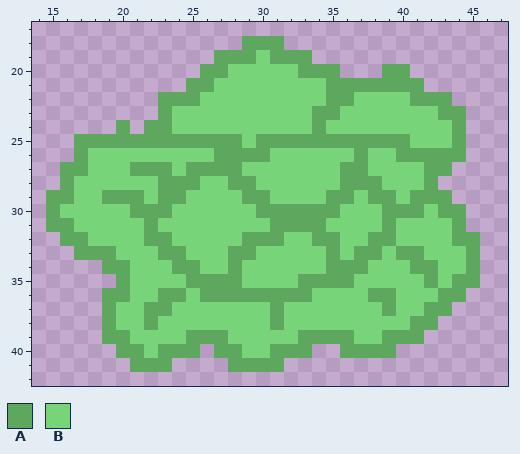
Pixel-art sprite -- projectRPG/res/drawable-hdpi/frischerkopfsalat.png. The first picture shows the starting point.
The file is 60x60 pixels. Shown: x 14..47, y 17..42.
Palette (. is transparent): A #5da75f  B #77d479
Pixels before, first column x 15:
18 ..............AAA..............
19 ............AAABAAA............
20 ...........AABBBBBAAA...AA.....
21 ..........AABBBBBBBBAAAAAAA....
22 ........AAABBBBBBBBBAABBBBAAA..
23 ........ABBBBBBBBBBAABBBBBBBAA.
24 .....A.AABBBBBBBBBBABBBBBBBBBA.
25 ..AAAAAAAAAAAABAAAAAAAAAAABBBA.
26 ..ABBBBBBBBBAAAABBBBBBABBAAAAA.
27 .AABBBAAABAAAABBBBBBBAABBBBAA..
28 .ABBBBBBAAABBAABBBBBBAAABBBA...
29 AABBAAABAABBBBAABBBBAABAABAAA..
30 ABBBBBAAABBBBBBAAAAAABBBAAABAA.
31 AABBBBBABBBBBBBBAAAABBBBABBBBA.
32 .AABBBBAABBBBBAAABBAABBAABBBBAA
33 ..AAABBBAABBBAABBBBBABAABAABBBA
34 ....AABBBAABBABBBBBBAAABBBAABBA
35 .....ABBBBAAAABBBBAAAABBBBBABAA
36 ....AABBAABAAAAAAAABBBBAABBBAA.
37 ....ABBAABBBBBBBABBBBBBBABBAA..
38 ....ABBABBBBBBBBABBBBBBBBBAA...
39 ....AABBBBAAABBBBBAAAABBAAA....
40 .....AABAAA.AABBAAA..AAAA......
41 ......AAA....AAAA..............
The result:
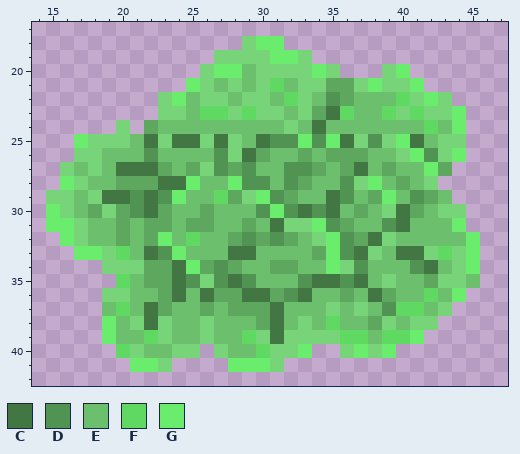
Colours new in this view: C #427643  D #519352  E #6bbf6d  F #5fd962  G #6aed6d
Changes in this commit:
Changed rows in their new state; - is an unchanged pixel.
first column x 15:
18 --------------BGG--------------
19 ------------BBB-GGB------------
20 -----------BGGE---BGB---BG-----
21 ----------GBE-E-FE----BGBBG----
22 --------BGE--E--EF-ED-EEEFBGB--
23 --------B-EFF-F--E--CFEEF-F-BG-
24 -----B--EEEEEEEEE-ECEEEEEEEFEG-
25 --GBBBECBCCBCBECDDGDGCBDBGCE-B-
26 --B-EEEDEEEEDBC-EEAEAA-EEBGDBG-
27 -BE-ECCC-E-BD-DEEDDAE-CEAEEG---
28 -G-EEAAACCGEEGDDEDAEEDBGEAEB---
29 BBE-CCDCDGEEFABGDAEECDE-GED-E--
30 G-EA-ADC-EEAEEEDGDCDCEAEBC-EBB-
31 GG-EEAE-AEAAEEAECBBGDAEEDCEEEG-
32 -GBEEAE-GEFEEAD-DAEBGDACBEEEEEG
33 --GGBFECDGEEECCEEEEAGDCBECC-F-G
34 ----BB-AACGAD-EEAAEEGBDEEEDCE-G
35 -----FEAACDBDCDEEEDCCDCE-EE--BE
36 ----BBEE-CEC--CC-DCEEAEC-EEFEG-
37 ----EFEC-EEAEAAACEEE-E-EDFFEB--
38 ----GE-C-EE-EEEACE-EFEEA-EBB---
39 ----GEEF-EEBEEF-C-BBBFFEFFG----
40 -----FBEEBB-BEEFBBG--BGBG------
41 ------GGB----GGGB--------------
Pixel boxes of the changes (left, top, right, bottom) in both pictures:
changed: (46, 36, 480, 372)
